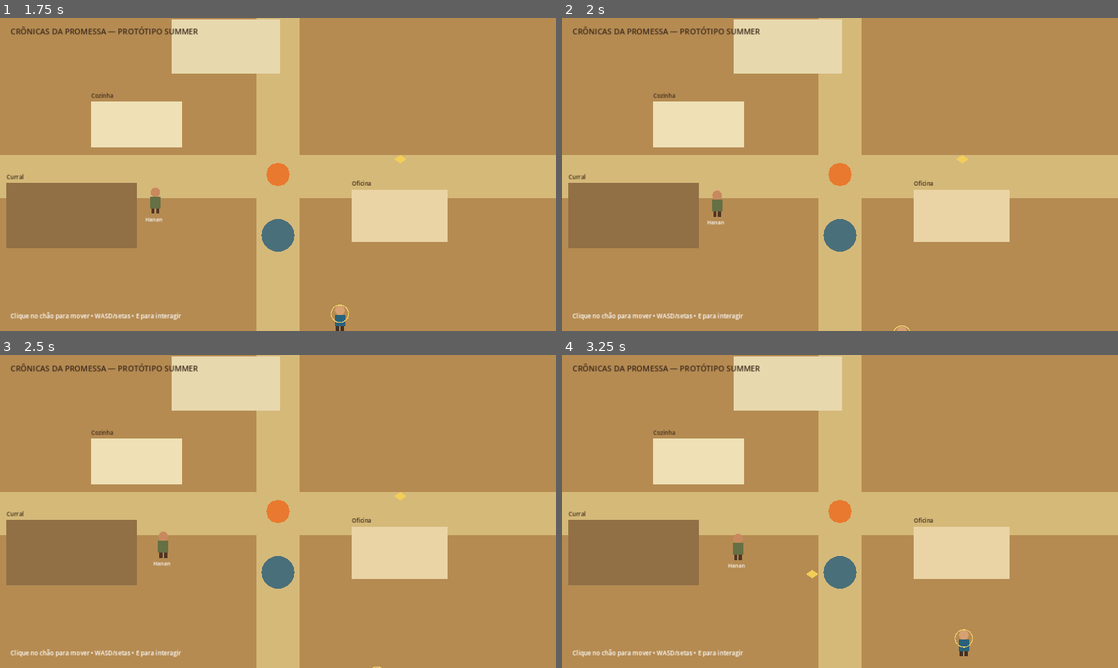
Above: before the commit, frames 1-4 (two rows, left to right).
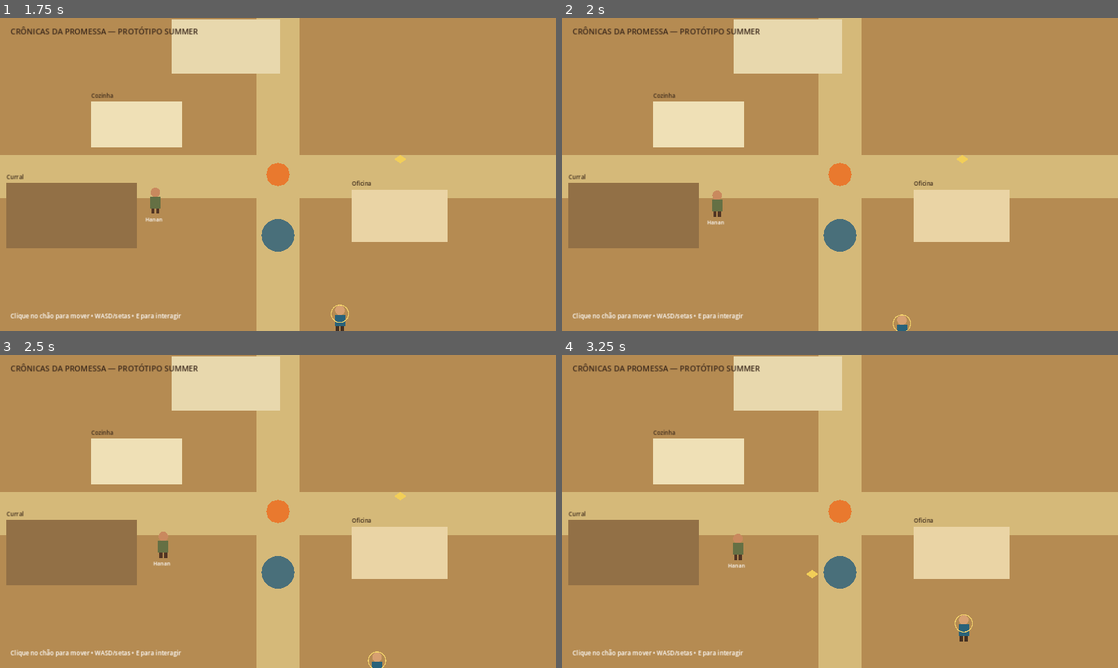
Above: after the commit, the same moments.

Repository: heitoribeiro/cronicas-da-promessa-web
Game: Godot game, scene res://scenes/main.tscn
Same seed, same stepped clock (60 frames per second), same inputs: the game is played once before the commit and once after it.
Inputs (mouse positions are in pixels of both pictures, inside the frame that each line leads up to):
- Up to frame 1 (1.75 s): tap Enter at 0.5 s; move the mouse to (400, 158) at 0.52 s; hold D 0.53-1.28 s; tap E at 0.6, 1.35 s; click (400, 158) at 0.67 s; move the mouse to (166, 190) at 1.27 s; hold S from 1.28 s (still down)
- Up to frame 2 (2 s): keep holding S
- Up to frame 3 (2.5 s): move the mouse to (333, 442) at 2.02 s; release S at 2.03 s; hold D from 2.03 s (still down); tap E at 2.1 s
- Up to frame 4 (3.25 s): move the mouse to (812, 574) at 2.77 s; release D at 2.78 s; hold W from 2.78 s (still down); tap E at 2.85 s; click (812, 574) at 2.92 s

Frame 1 is identical in both runs. In frame 2, 0.1% of the frame differs, in the area x 59-63%, y 94-100%; in frame 3, 0.1%; in frame 4, 0.3%, in the area x 70-74%, y 82-97%.

Commit message:
fix: clear Summer warnings and add world bounds

Diff:
--- a/summer-prototype/scripts/main.gd
+++ b/summer-prototype/scripts/main.gd
@@ -39,11 +39,12 @@
 		if event is InputEventKey and event.pressed:
 			dialogue_panel.visible = false
 			hanan.paused = false
-		return
+			return
 		if event is InputEventMouseButton and event.pressed:
 			dialogue_panel.visible = false
 			hanan.paused = false
 			return
+		return
 
 	if event is InputEventKey:
 		var key_event := event as InputEventKey
@@ -88,6 +89,7 @@
 
 	_create_well(Vector2(640, 500))
 	_create_campfire(Vector2(640, 360))
+	_create_world_bounds()
 
 	var title := Label.new()
 	title.text = "CRÔNICAS DA PROMESSA — PROTÓTIPO SUMMER"
@@ -152,6 +154,8 @@
 	player.name = "Player"
 	player.global_position = Vector2(640, 595)
 	player.destination_changed.connect(_on_destination_changed)
+	player.destination_reached.connect(_on_destination_reached)
+	player.destination_failed.connect(_on_destination_failed)
 	add_child(player)
 
 func _spawn_hanan() -> void:
@@ -190,8 +194,21 @@
 
 func _on_destination_changed(world_position: Vector2) -> void:
 	destination_marker.global_position = world_position
+	destination_marker.modulate = Color.WHITE
 	destination_marker.visible = true
-	queue_redraw()
+
+func _on_destination_reached(_world_position: Vector2) -> void:
+	destination_marker.visible = false
+
+func _on_destination_failed(world_position: Vector2) -> void:
+	destination_marker.global_position = world_position
+	destination_marker.modulate = Color("#d95b4d")
+	destination_marker.visible = true
+	var timer := get_tree().create_timer(0.65)
+	timer.timeout.connect(func() -> void:
+		if destination_marker != null:
+			destination_marker.visible = false
+	)
 
 func _interact_with_hanan() -> void:
 	hanan.paused = true
@@ -250,9 +267,9 @@
 	label.add_theme_color_override("font_color", Color("#3c2a1b"))
 	body.add_child(label)
 
-func _create_well(position: Vector2) -> void:
+func _create_well(center: Vector2) -> void:
 	var body := StaticBody2D.new()
-	body.position = position
+	body.position = center
 	body.collision_layer = 2
 	add_child(body)
 
@@ -267,12 +284,34 @@
 	visual.color = Color("#496f7a")
 	body.add_child(visual)
 
-func _create_campfire(position: Vector2) -> void:
+func _create_campfire(center: Vector2) -> void:
 	var visual := Polygon2D.new()
-	visual.position = position
+	visual.position = center
 	visual.polygon = _regular_polygon(27.0, 12)
 	visual.color = Color("#e9792e")
 	add_child(visual)
+
+func _create_world_bounds() -> void:
+	const thickness := 48.0
+	const width := 1280.0
+	const height := 720.0
+	_create_invisible_wall(Vector2(width * 0.5, -thickness * 0.5), Vector2(width + thickness * 2.0, thickness))
+	_create_invisible_wall(Vector2(width * 0.5, height + thickness * 0.5), Vector2(width + thickness * 2.0, thickness))
+	_create_invisible_wall(Vector2(-thickness * 0.5, height * 0.5), Vector2(thickness, height))
+	_create_invisible_wall(Vector2(width + thickness * 0.5, height * 0.5), Vector2(thickness, height))
+
+func _create_invisible_wall(center: Vector2, wall_size: Vector2) -> void:
+	var body := StaticBody2D.new()
+	body.position = center
+	body.collision_layer = 2
+	body.collision_mask = 1 | 4
+	add_child(body)
+
+	var shape := CollisionShape2D.new()
+	var rectangle := RectangleShape2D.new()
+	rectangle.size = wall_size
+	shape.shape = rectangle
+	body.add_child(shape)
 
 func _regular_polygon(radius: float, sides: int) -> PackedVector2Array:
 	var points := PackedVector2Array()
